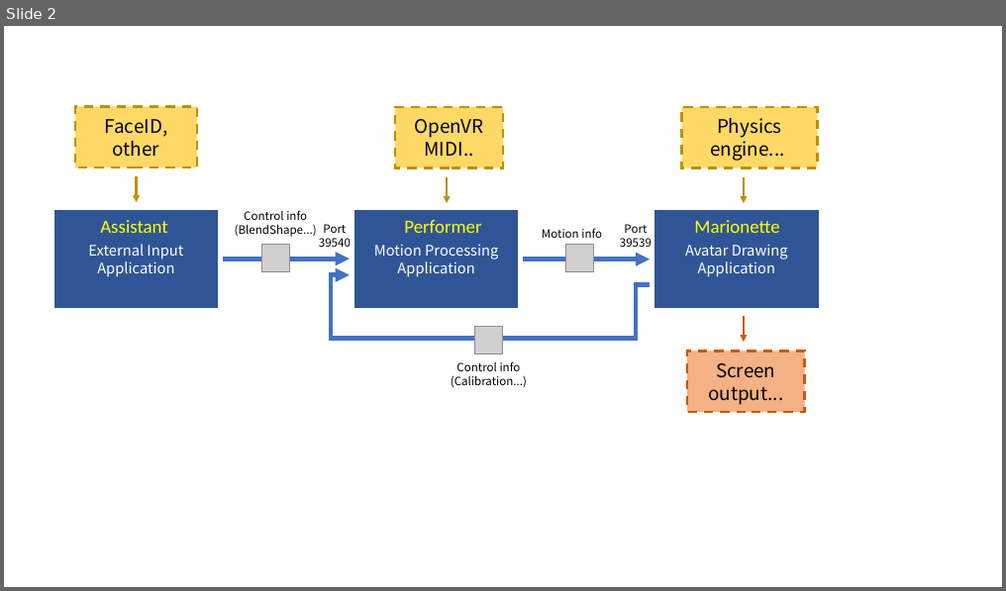
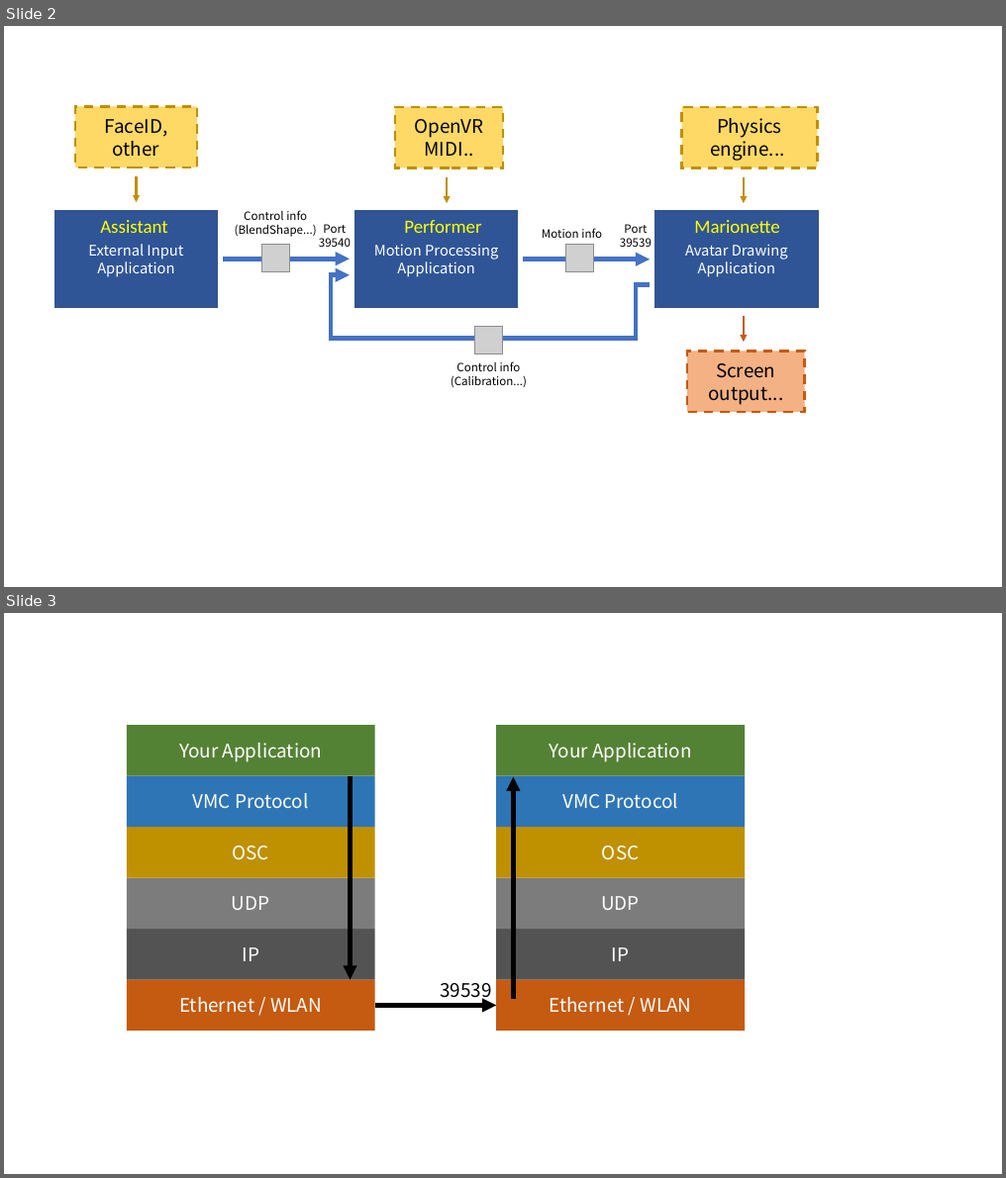
Before and after one commit to sh-akira/VirtualMotionCaptureProtocol, a slide deck: Protocol図.pptx. Shown one above the other, each under a label of ours: slide 2 before the commit, slides 2 and 3 after it. The pictures are 1006x591 and 1006x1178 pixels, drawn with LibreOffice and Linux fonts; fonts in the diff are those of the drawing; grey boxes stand for pictures. Boxes give left, top, right and bottom in pixels: in the first picture for what was removed or moved away, otherwise in the second. Text is boxed around its words. In the diff, an @@ line names an element or a change of style, - is before the commit and + after.

```diff
--- a/Protocol図.pptx
+++ b/Protocol図.pptx
@@ slide 3 added at (4, 613, 1002, 1174), background #FFFFFF @@
@@ rectangle added at (127, 725, 375, 776), fill #548235, 18 pt, text #FFFFFF @@
+Your Application
@@ rectangle added at (497, 725, 746, 776), fill #548235, 18 pt, text #FFFFFF @@
+Your Application
@@ rectangle added at (127, 776, 375, 827), fill #2E75B6, 18 pt, text #FFFFFF @@
+VMC Protocol
@@ arrow added from (350, 776) to (350, 980), #000000 4.5 pt @@
@@ rectangle added at (497, 776, 746, 827), fill #2E75B6, 18 pt, text #FFFFFF @@
+VMC Protocol
@@ arrow added from (513, 998) to (513, 777), #000000 4.5 pt @@
@@ rectangle added at (127, 827, 375, 878), fill #BF9000, 18 pt, text #FFFFFF @@
+OSC
@@ rectangle added at (497, 827, 746, 878), fill #BF9000, 18 pt, text #FFFFFF @@
+OSC
@@ rectangle added at (127, 878, 375, 929), fill #7C7C7C, 18 pt, text #FFFFFF @@
+UDP
@@ rectangle added at (497, 878, 746, 929), fill #7C7C7C, 18 pt, text #FFFFFF @@
+UDP
@@ rectangle added at (127, 929, 375, 980), fill #525252, 18 pt, text #FFFFFF @@
+IP
@@ rectangle added at (497, 929, 746, 980), fill #525252, 18 pt, text #FFFFFF @@
+IP
@@ rectangle added at (127, 980, 375, 1031), fill #C55A11, 18 pt, text #FFFFFF @@
+Ethernet / WLAN
@@ text added at (440, 983, 491, 1003), 18 pt, text #000000 @@
+39539
@@ rectangle added at (497, 980, 746, 1031), fill #C55A11, 18 pt, text #FFFFFF @@
+Ethernet / WLAN
@@ arrow added from (375, 1005) to (497, 1005), #000000 4.5 pt @@
```
Also in this commit, not shown: 3 other files.
